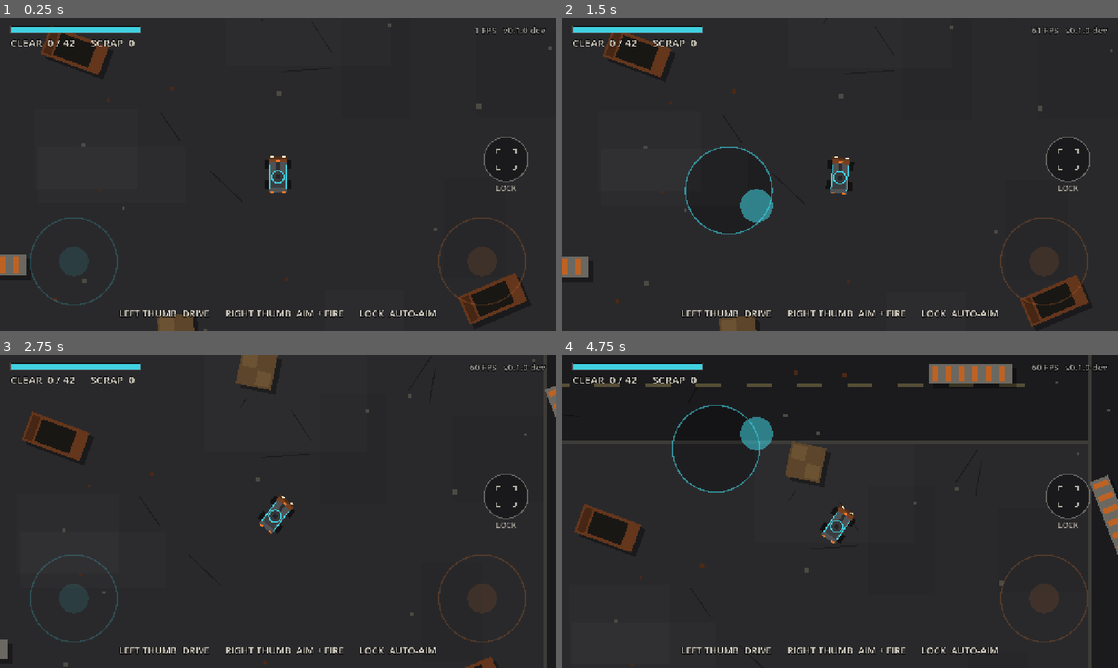
Above: before the commit, frames 1-4 (two rows, left to right).
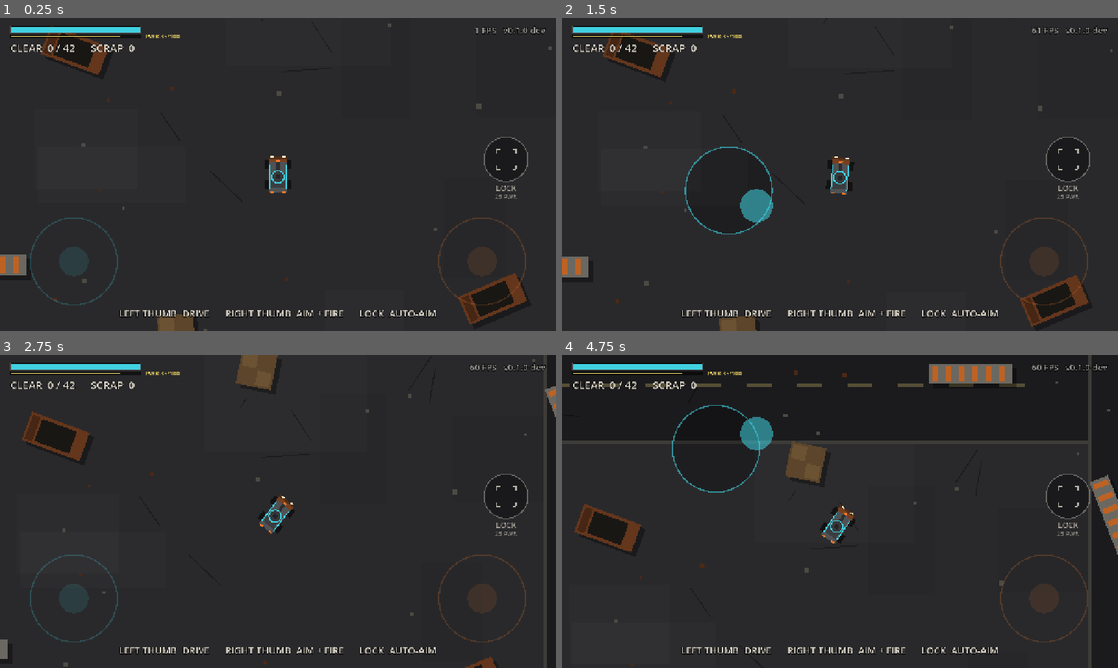
Above: after the commit, the same moments.

Repository: Asmogius/helriders-game
Game: Godot game, scene res://scenes/main.tscn
The game is run twice, just before and just after one commit, with the same random seed, the same clock (stepped at 60 frames per second) and the same inputs.
Inputs (mouse positions are in pixels of both pictures, inside the frame that each line leads up to):
- Up to frame 1 (0.25 s): no input
- Up to frame 2 (1.5 s): tap Enter at 0.5 s; move the mouse to (962, 158) at 0.52 s; click (962, 158) at 0.67 s; tap Space at 1.25 s; drag from (728, 190) to (812, 237) at 1.27 s
- Up to frame 3 (2.75 s): move the mouse to (333, 442) at 2.02 s; click (333, 442) at 2.17 s
- Up to frame 4 (4.75 s): drag from (812, 574) to (673, 464) at 2.77 s; move the mouse to (1006, 558) at 3.52 s; click (1006, 558) at 3.67 s; drag from (673, 464) to (756, 433) at 4.27 s

The runs differ from the first frame. In frame 1, 0.5% of the frame differs, in the area x 1-93%, y 5-58%; in frame 2, 0.5%; in frame 3, 0.5%; in frame 4, 0.5%.

Commit message:
Tie lock to a Targeting Computer part with a power cost
- parts.gd: part schematics by category (chassis slots, engine power
  output, per-part power draw); starter loadout reproduces the old stats.
- loadout.gd: builds rig stats from parts, enforces chassis slot limits.
- Lock needs the Targeting Computer in an internal slot plus a weapon
  that supports lock; otherwise the LOCK button is hidden.
- Lock draws 25 power while on. Starter rig: 85/100 idle, 110/100 locked.
  Overload scales acceleration and top speed by (output/load)^1.5.
- HUD power bar with overload readout; lock button shows its power cost.
- Smoke test: loadout totals, gating, freed power, fixed guns can't lock,
  slot limits, overload draw, and the speed loss while overloaded.

Co-Authored-By: Claude Opus 5.5 <noreply@anthropic.com>
Claude-Session: https://claude.ai/code/session_01MV1FEmpZhopiUvfRTZQBeH

Diff:
--- a/scripts/hud.gd
+++ b/scripts/hud.gd
@@ -14,6 +14,7 @@
 
 var _root: Control
 var _armor_bar: ArmorBar
+var _power_bar: PowerBar
 var _arrows: ThreatArrows
 var _lock_button: LockButton
 var _status: Label
@@ -42,8 +43,13 @@
 	_armor_bar.size = Vector2(300, 16)
 	_root.add_child(_armor_bar)
 
+	_power_bar = PowerBar.new()
+	_power_bar.position = Vector2(24, 38)
+	_power_bar.size = Vector2(300, 8)
+	_root.add_child(_power_bar)
+
 	_status = _label(24, Color(0.85, 0.83, 0.78))
-	_status.position = Vector2(24, 40)
+	_status.position = Vector2(24, 52)
 	_root.add_child(_status)
 
 	_fps = _label(20, Color(0.6, 0.6, 0.58))
@@ -106,6 +112,19 @@
 	_armor_bar.set_ratio(ratio)
 
 
+## Power in use vs the engine's budget. Over budget shows as an overload.
+func set_power(used: float, output: float) -> void:
+	_power_bar.set_values(used, output)
+
+
+## Only rigs with a targeting system (and a lock-capable weapon) get the button.
+## `cost` is the power it draws while on, shown under the button.
+func set_lock_available(available: bool, cost: float) -> void:
+	_lock_button.visible = available
+	_lock_button.cost = cost
+	_lock_button.queue_redraw()
+
+
 func set_status(kills: int, target: int, scrap: int) -> void:
 	_status.text = "CLEAR  %d / %d      SCRAP  %d" % [kills, target, scrap]
 
@@ -122,7 +141,12 @@
 
 ## Test/keyboard hook: same as tapping the lock button.
 func press_lock() -> void:
-	_lock_button.press()
+	if _lock_button.visible:
+		_lock_button.press()
+
+
+func is_lock_button_visible() -> bool:
+	return _lock_button.visible
 
 
 ## A short message that fades out (enemy inbound, salvage picked up...).
@@ -250,6 +274,7 @@
 	const T := preload("res://scripts/tuning.gd")
 	var on := false
 	var has_target := false
+	var cost := 0.0
 
 	func _ready() -> void:
 		mouse_filter = Control.MOUSE_FILTER_IGNORE
@@ -289,6 +314,8 @@
 			draw_circle(c, 5.0, accent)
 		var font := ThemeDB.fallback_font
 		draw_string(font, Vector2(0.0, size.y + 18.0), "LOCK", HORIZONTAL_ALIGNMENT_CENTER, size.x, 18, Color(accent, 0.9))
+		if cost > 0.0:
+			draw_string(font, Vector2(0.0, size.y + 36.0), "%d PWR" % roundi(cost), HORIZONTAL_ALIGNMENT_CENTER, size.x, 14, Color(accent, 0.7))
 
 
 class ThreatArrows extends Control:
@@ -321,6 +348,35 @@
 			draw_colored_polygon(PackedVector2Array([tip + dir * 14.0, tip - dir * 8.0 + side, tip - dir * 8.0 - side]), Color(color, 0.85))
 
 
+class PowerBar extends Control:
+	## Thin bar under armor: power in use / engine output. Overload spills
+	## past the end in orange with a label.
+	const T := preload("res://scripts/tuning.gd")
+	var used := 0.0
+	var output := 0.0
+
+	func set_values(new_used: float, new_output: float) -> void:
+		if not is_equal_approx(new_used, used) or not is_equal_approx(new_output, output):
+			used = new_used
+			output = new_output
+			queue_redraw()
+
+	func _draw() -> void:
+		if output <= 0.0:
+			return
+		var over := used > output
+		draw_rect(Rect2(Vector2.ZERO, size), Color(0, 0, 0, 0.55))
+		var inner := size.x - 4.0
+		var fill := minf(used / output, 1.0) * inner
+		var color := T.COL_ORANGE if over else Color(0.95, 0.85, 0.4)
+		draw_rect(Rect2(Vector2(2, 2), Vector2(fill, size.y - 4.0)), color)
+		var font := ThemeDB.fallback_font
+		var text := "PWR %d/%d" % [roundi(used), roundi(output)]
+		if over:
+			text += "  OVERLOAD"
+		draw_string(font, Vector2(size.x + 10.0, size.y + 1.0), text, HORIZONTAL_ALIGNMENT_LEFT, -1, 14, color)
+
+
 class ArmorBar extends Control:
 	const T := preload("res://scripts/tuning.gd")
 	var ratio := 1.0
--- /dev/null
+++ b/scripts/loadout.gd
@@ -0,0 +1,82 @@
+extends RefCounted
+## Turns a loadout (which part sits in which slot) into one flat dictionary of
+## rig stats that vehicle.gd applies. The Garage will edit loadouts; this is
+## the only place that knows how parts combine.
+##
+## A loadout looks like Parts.STARTER_LOADOUT:
+##   chassis / engine / drive / armor: one part id each
+##   weapons / utility / internal: arrays of part ids, limited by the chassis
+
+const Parts := preload("res://scripts/parts.gd")
+
+
+static func build(loadout: Dictionary) -> Dictionary:
+	var chassis := Parts.get_part(loadout.get("chassis", ""))
+	var engine := Parts.get_part(loadout.get("engine", ""))
+	var drive := Parts.get_part(loadout.get("drive", ""))
+	var armor := Parts.get_part(loadout.get("armor", ""))
+
+	# Slotted parts: keep what fits the chassis, report what didn't.
+	var dropped: Array[String] = []
+	var weapons := _fit(loadout.get("weapons", []), "Weapon", int(chassis.get("hardpoints", 0)), dropped)
+	var utility := _fit(loadout.get("utility", []), "Utility", int(chassis.get("utility_slots", 0)), dropped)
+	var internal := _fit(loadout.get("internal", []), "Internal", int(chassis.get("internal_slots", 0)), dropped)
+	if not dropped.is_empty():
+		push_warning("Loadout: no slot for %s" % ", ".join(dropped))
+
+	# One weapon drives the gun stats for now; more hardpoints come later.
+	var weapon: Dictionary = weapons[0] if not weapons.is_empty() else {}
+
+	var stats := {
+		"name": chassis.get("name", "Rig"),
+		"max_speed": float(chassis.get("max_speed", 400.0)) * float(drive.get("speed_mult", 1.0)),
+		"reverse_speed": float(chassis.get("reverse_speed", 200.0)),
+		"acceleration": float(engine.get("acceleration", 400.0)),
+		"brake": float(drive.get("brake", 1200.0)),
+		"coast": float(chassis.get("coast", 280.0)),
+		"turn_rate": float(chassis.get("turn_rate", 3.0)) * float(drive.get("turn_mult", 1.0)),
+		"grip": float(drive.get("grip", 5.0)),
+		"armor": float(chassis.get("armor", 0.0)) + float(armor.get("armor", 0.0)),
+		"ram_damage": float(armor.get("ram_damage", 30.0)),
+		"mount": int(weapon.get("mount", 0)),
+		"fire_rate": float(weapon.get("fire_rate", 0.0)),
+		"bullet_damage": float(weapon.get("bullet_damage", 0.0)),
+		"bullet_speed": float(weapon.get("bullet_speed", 1000.0)),
+		"spread_deg": float(weapon.get("spread_deg", 0.0)),
+		"turret_turn_rate": float(weapon.get("turret_turn_rate", 0.0)),
+		"lock_range": 0.0,
+		"power_output": float(engine.get("power_output", 0.0)),
+		"power_draw": 0.0,
+		"lock_power": 0.0,
+		"dropped": dropped,
+	}
+
+	# Constant draw from everything bolted on.
+	var draw := 0.0
+	for part: Dictionary in [chassis, engine, drive, armor]:
+		draw += float(part.get("power", 0.0))
+	for list: Array in [weapons, utility, internal]:
+		for part: Dictionary in list:
+			draw += float(part.get("power", 0.0))
+	stats["power_draw"] = draw
+
+	# Lock needs a lock-capable weapon AND a targeting system in an internal slot.
+	for part: Dictionary in internal:
+		if part.get("enables_lock", false):
+			stats["lock_range"] = float(weapon.get("lock_range", 0.0))
+			stats["lock_power"] = float(stats["lock_power"]) + float(part.get("power_active", 0.0))
+	return stats
+
+
+static func _fit(ids: Array, category: String, slots: int, dropped: Array[String]) -> Array[Dictionary]:
+	var out: Array[Dictionary] = []
+	for id: String in ids:
+		var part := Parts.get_part(id)
+		if part.is_empty() or part.category != category:
+			push_warning("Loadout: %s is not a %s part" % [id, category])
+			continue
+		if out.size() >= slots:
+			dropped.append(id)
+			continue
+		out.append(part)
+	return out
--- a/scripts/main.gd
+++ b/scripts/main.gd
@@ -105,6 +105,7 @@
 	outrider.wrecked.connect(_on_outrider_wrecked)
 	hud.restart_requested.connect(restart)
 	hud.lock_toggled.connect(func(on: bool) -> void: vehicle.lock_enabled = on)
+	hud.set_lock_available(vehicle.can_lock(), vehicle.lock_power)
 	_refresh_hud()
 
 
@@ -167,6 +168,7 @@
 
 func _refresh_hud() -> void:
 	hud.set_armor(vehicle.armor / vehicle.armor_max)
+	hud.set_power(vehicle.power_load(), vehicle.power_output)
 	hud.set_status(kills, T.CLEAR_TARGET, scrap)
 	hud.set_lock_state(vehicle.lock_enabled, vehicle.lock_target != null)
 	# Edge arrows: the Hunter and enemy rigs always, the last few shamblers too.
@@ -216,7 +218,7 @@
 func _on_outrider_wrecked() -> void:
 	camera.shake(0.6)
 	var pickup := Pickup.new()
-	pickup.part = Parts.OUTRIDER_DROPS.pick_random()
+	pickup.part = Parts.get_part(Parts.OUTRIDER_DROPS.pick_random())
 	# Drop it beside the burning wreck, toward the player.
 	var away := (vehicle.global_position - outrider.global_position).normalized()
 	pickup.position = outrider.global_position + away * 70.0
--- a/scripts/parts.gd
+++ b/scripts/parts.gd
@@ -1,6 +1,11 @@
 extends RefCounted
-## Part definitions. Placeholder until the Garage lands: parts can drop and be
-## extracted, but nothing equips them yet. Rarity names match DESIGN §4.
+## Part schematics: every part the player can own, by category (DESIGN §4).
+## loadout.gd turns a set of these into a rig's final stats.
+##
+## Power: the engine's `power_output` is the budget. Every part's `power` is a
+## constant draw while equipped. A part's `power_active` is drawn only while
+## its system is switched on (the Targeting Computer, while lock is on).
+## Going over budget is an overload: the rig loses mobility (tuning.gd).
 
 const RARITY_COLORS := {
 	"Common": Color(0.75, 0.75, 0.72),
@@ -10,12 +15,77 @@
 	"Legendary": Color(1.0, 0.72, 0.25),
 }
 
+const CATALOG := {
+	# --- Chassis: slots and base handling --------------------------------------
+	"scrap_frame": {
+		"name": "Scrap Frame", "category": "Chassis", "rarity": "Common", "power": 20.0,
+		"hardpoints": 1, "utility_slots": 1, "internal_slots": 2,
+		"armor": 60.0, "max_speed": 560.0, "reverse_speed": 230.0, "coast": 280.0, "turn_rate": 3.4,
+	},
+	# --- Engine: acceleration and the power budget --------------------------------
+	"junk_v6": {
+		"name": "Junk V6", "category": "Engine", "rarity": "Common", "power": 0.0,
+		"power_output": 100.0, "acceleration": 640.0,
+	},
+	# --- Drive: grip, braking, handling ----------------------------------------
+	"street_wheels": {
+		"name": "Street Wheels", "category": "Drive", "rarity": "Common", "power": 15.0,
+		"grip": 5.5, "brake": 1500.0, "speed_mult": 1.0, "turn_mult": 1.0,
+	},
+	"outrider_sport_wheels": {
+		"name": "Outrider Sport Wheels", "category": "Drive", "rarity": "Uncommon", "power": 20.0,
+		"grip": 6.5, "brake": 1500.0, "speed_mult": 1.07, "turn_mult": 1.06,
+	},
+	# --- Armor ---------------------------------------------------------------------
+	"scrap_plating": {
+		"name": "Scrap Plating", "category": "Armor", "rarity": "Common", "power": 0.0,
+		"armor": 90.0, "ram_damage": 70.0,
+	},
+	"outrider_light_plating": {
+		"name": "Outrider Light Plating", "category": "Armor", "rarity": "Uncommon", "power": 0.0,
+		"armor": 70.0, "ram_damage": 45.0,
+	},
+	# --- Weapons (hardpoints). lock_range 0 = this weapon can't be locked ---------
+	"pintle_turret": {
+		"name": "Pintle Turret", "category": "Weapon", "rarity": "Common", "power": 50.0,
+		"mount": 0, "fire_rate": 7.0, "bullet_damage": 9.0, "bullet_speed": 1500.0,
+		"spread_deg": 3.0, "turret_turn_rate": 9.0, "lock_range": 520.0,
+	},
+	"outrider_twin_guns": {
+		"name": "Outrider Twin Guns", "category": "Weapon", "rarity": "Uncommon", "power": 35.0,
+		"mount": 1, "fire_rate": 8.0, "bullet_damage": 6.0, "bullet_speed": 1200.0,
+		"spread_deg": 4.0, "turret_turn_rate": 0.0, "lock_range": 0.0,
+	},
+	# --- Internal systems (passive, take internal capacity) -----------------------
+	"targeting_computer": {
+		"name": "Targeting Computer", "category": "Internal", "rarity": "Common", "power": 0.0,
+		"power_active": 25.0, "enables_lock": true,
+	},
+}
+
+# What the player's rig rolls out with. Lock works because the Targeting
+# Computer is in an internal slot; take it out and the LOCK button goes away.
+const STARTER_LOADOUT := {
+	"chassis": "scrap_frame",
+	"engine": "junk_v6",
+	"drive": "street_wheels",
+	"armor": "scrap_plating",
+	"weapons": ["pintle_turret"],
+	"utility": [],
+	"internal": ["targeting_computer"],
+}
+
 # What an Outrider can drop when you wreck it.
-const OUTRIDER_DROPS := [
-	{"name": "Outrider Twin Guns", "category": "Weapon", "rarity": "Uncommon"},
-	{"name": "Outrider Light Plating", "category": "Armor", "rarity": "Uncommon"},
-	{"name": "Outrider Sport Wheels", "category": "Drive", "rarity": "Uncommon"},
-]
+const OUTRIDER_DROPS := ["outrider_twin_guns", "outrider_light_plating", "outrider_sport_wheels"]
+
+
+## A copy of a part's schematic with its id attached, or {} if unknown.
+static func get_part(id: String) -> Dictionary:
+	if not CATALOG.has(id):
+		return {}
+	var part: Dictionary = CATALOG[id].duplicate()
+	part["id"] = id
+	return part
 
 
 static func describe(part: Dictionary) -> String:
@@ -23,4 +93,4 @@
 
 
 static func color_of(part: Dictionary) -> Color:
-	return RARITY_COLORS.get(part.rarity, Color.WHITE)
+	return RARITY_COLORS.get(part.get("rarity", ""), Color.WHITE)
--- a/scripts/tuning.gd
+++ b/scripts/tuning.gd
@@ -68,29 +68,16 @@
 const OUTRIDER_SCRAP := 25
 
 # --- Rigs ----------------------------------------------------------------------
-# One flat dictionary of final stats per rig. The parts system will build these
-# from chassis + engine + drive + armor + weapons; for now they're hand-tuned.
+# The player's rig is built from parts: see parts.gd (schematics and the
+# starter loadout) and loadout.gd (how parts combine into these stats).
+
+# Power overload (DESIGN §4: overload reduces mobility). Load over the engine's
+# output scales acceleration and top speed by (output / load) ^ exponent.
+const OVERLOAD_EXPONENT := 1.5
+const OVERLOAD_MIN_MOBILITY := 0.5   # never worse than this
+
+# Enemy rigs still use one flat stat dictionary each.
 # mount: 0 = turret (aims independently), 1 = fixed (aims with the vehicle).
-const STARTER_RIG := {
-	"name": "Starter Rig",
-	"max_speed": 560.0,        # px/s
-	"reverse_speed": 230.0,
-	"acceleration": 640.0,
-	"brake": 1500.0,
-	"coast": 280.0,
-	"turn_rate": 3.4,          # rad/s at full steering authority
-	"grip": 5.5,               # how fast sideways slide dies (lower = more drift)
-	"armor": 150.0,
-	"ram_damage": 70.0,        # at full speed
-	"mount": 0,
-	"fire_rate": 7.0,          # shots/s
-	"bullet_damage": 9.0,
-	"bullet_speed": 1500.0,
-	"spread_deg": 3.0,
-	"turret_turn_rate": 9.0,
-	"lock_range": 520.0,       # 0 = this weapon can't lock
-}
-
 const OUTRIDER := {
 	"name": "Outrider",
 	"max_speed": 600.0,        # faster than the starter rig: it flanks you
--- a/scripts/vehicle.gd
+++ b/scripts/vehicle.gd
@@ -12,6 +12,8 @@
 const T := preload("res://scripts/tuning.gd")
 const Hostile := preload("res://scripts/hostile.gd")
 const BulletPool := preload("res://scripts/bullet_pool.gd")
+const Parts := preload("res://scripts/parts.gd")
+const Loadout := preload("res://scripts/loadout.gd")
 
 enum Mount { TURRET, FIXED }
 
@@ -41,7 +43,10 @@
 var bullet_speed := 0.0
 var spread := 0.0
 var turret_turn_rate := 0.0
-var lock_range := 0.0
+var lock_range := 0.0             # 0 = no lock (weapon can't, or no targeting system)
+var power_output := 0.0            # engine budget (0 = no power model, e.g. enemy rigs)
+var power_draw := 0.0              # constant draw of everything equipped
+var lock_power := 0.0              # extra draw while lock is switched on
 
 var team := BulletPool.TEAM_PLAYER
 var armor := 0.0
@@ -56,8 +61,9 @@
 var fire_trigger := false          # fixed-mount weapons
 var lock_enabled := false:
 	set(value):
-		lock_enabled = value
-		if not value:
+		# No targeting system (or a weapon that can't lock): lock stays off.
+		lock_enabled = value and can_lock()
+		if not lock_enabled:
 			lock_target = null
 var lock_target: Node2D = null
 var lock_candidates := Callable()  # returns Array[Node2D] of things to lock onto
@@ -84,7 +90,7 @@
 
 
 func _init() -> void:
-	apply_stats(T.STARTER_RIG)
+	apply_stats(Loadout.build(Parts.STARTER_LOADOUT))
 
 
 func apply_stats(s: Dictionary) -> void:
@@ -104,7 +110,32 @@
 	spread = deg_to_rad(s.spread_deg)
 	turret_turn_rate = s.turret_turn_rate
 	lock_range = s.lock_range
+	power_output = s.get("power_output", 0.0)
+	power_draw = s.get("power_draw", 0.0)
+	lock_power = s.get("lock_power", 0.0)
 	armor = armor_max
+	if not can_lock():
+		lock_enabled = false
+
+
+func can_lock() -> bool:
+	return lock_range > 0.0
+
+
+## Power in use right now: everything equipped, plus lock if it's switched on.
+func power_load() -> float:
+	return power_draw + (lock_power if lock_enabled else 0.0)
+
+
+func is_overloaded() -> bool:
+	return power_output > 0.0 and power_load() > power_output
+
+
+## 1.0 within budget; less when overloaded (scales top speed and acceleration).
+func mobility() -> float:
+	if not is_overloaded():
+		return 1.0
+	return clampf(pow(power_output / power_load(), T.OVERLOAD_EXPONENT), T.OVERLOAD_MIN_MOBILITY, 1.0)
 
 
 func _ready() -> void:
@@ -186,15 +217,17 @@
 	fwd_speed = velocity.dot(forward)
 	var side_speed := velocity.dot(side)
 
+	# An overloaded power plant can't deliver full speed or acceleration.
+	var power := mobility()
 	if throttle > 0.0:
-		var target := throttle * max_speed
-		var rate := acceleration if fwd_speed < target else coast
+		var target := throttle * max_speed * power
+		var rate := acceleration * power if fwd_speed < target else coast
 		if fwd_speed < 0.0:
 			rate = brake
 		fwd_speed = move_toward(fwd_speed, target, rate * delta)
 	elif throttle < 0.0:
-		var rate := brake if fwd_speed > 0.0 else acceleration
-		fwd_speed = move_toward(fwd_speed, throttle * reverse_speed, rate * delta)
+		var rate := brake if fwd_speed > 0.0 else acceleration * power
+		fwd_speed = move_toward(fwd_speed, throttle * reverse_speed * power, rate * delta)
 	else:
 		fwd_speed = move_toward(fwd_speed, 0.0, coast * delta)
 
--- a/tests/smoke_test.gd
+++ b/tests/smoke_test.gd
@@ -9,9 +9,13 @@
 
 const Main := preload("res://scripts/main.gd")
 const Hunter := preload("res://scripts/hunter.gd")
+const Vehicle := preload("res://scripts/vehicle.gd")
+const Parts := preload("res://scripts/parts.gd")
+const Loadout := preload("res://scripts/loadout.gd")
 
 const OPEN_SPOT := Vector2(1600, 1200)     # clear ground around the start
 const ROAD_WEST := Vector2(400, 720)       # straight run west to the boundary wall
+const ROAD_EAST := Vector2(150, 720)       # long clear run east along the same road
 
 var main: Main
 var frame := 0
@@ -22,6 +26,7 @@
 var shots_mark := 0
 var lock_frames := 0
 var enemy_damage := 0.0
+var free_run := 0.0
 
 
 func _initialize() -> void:
@@ -36,6 +41,10 @@
 	if frame == 30:
 		started_usec = Time.get_ticks_usec()
 	var rig := main.vehicle
+
+	# --- Parts, slots and power ---------------------------------------------------
+	if frame == 5:
+		_check_loadouts(rig)
 
 	# --- Driving ----------------------------------------------------------------
 	if frame == 10:
@@ -45,6 +54,7 @@
 		main.hud.left_stick.output = Vector2.DOWN
 	if frame == 130:
 		var moved := rig.global_position.distance_to(mark)
+		free_run = moved
 		print("  drove %.0f px, speed %.0f" % [moved, rig.velocity.length()])
 		_check(moved > 300.0, "rig drives forward")
 		main.hud.left_stick.output = Vector2.RIGHT
@@ -56,6 +66,9 @@
 	if frame == 200:
 		main.hud.press_lock()
 		_check(rig.lock_enabled, "lock button turns lock on")
+		print("  power with lock on %.0f / %.0f, mobility %.2f" % [rig.power_load(), rig.power_output, rig.mobility()])
+		_check(is_equal_approx(rig.power_load(), rig.power_draw + rig.lock_power), "lock draws the targeting computer's power")
+		_check(rig.is_overloaded() and rig.mobility() < 1.0, "starter rig overloads with lock on")
 		shots_mark = main.bullets.shots_fired
 	if frame > 200 and frame < 1200:
 		main.hud.left_stick.output = Vector2.RIGHT.rotated(frame * 0.01) * 0.6
@@ -129,18 +142,58 @@
 	if frame == 2215:
 		_check(main.salvage.size() == 1, "driving over salvage collects it")
 
+	# --- Overload is felt: same straight run as the start, lock on -------------------
+	if frame == 2220:
+		_reset_rig(ROAD_EAST, 0.0)
+		main.hud.press_lock()
+		mark = rig.global_position
+		main.hud.left_stick.output = Vector2.RIGHT
+	if frame == 2340:
+		var moved := rig.global_position.distance_to(mark)
+		print("  overloaded run %.0f px vs %.0f px with lock off" % [moved, free_run])
+		_check(rig.lock_enabled and moved < free_run * 0.95, "overload costs speed")
+		main.hud.left_stick.output = Vector2.ZERO
+
 	# --- Wreck -------------------------------------------------------------------
-	if frame == 2220:
+	if frame == 2350:
 		rig.take_damage(99999.0)
-	if frame == 2230:
+	if frame == 2360:
 		_check(main.state == Main.State.WRECKED, "wreck ends the run")
-	if frame == 2360:
+	if frame == 2490:
 		_check(main.hud.is_result_visible(), "results card shown")
 		_check(main.hud.result_text().contains("Salvage lost"), "results card reports lost salvage")
 		var cost_ms := (Time.get_ticks_usec() - started_usec) / 1000.0 / (frame - 30)
 		print("  avg CPU cost %.2f ms/frame (headless, no rendering, this machine)" % cost_ms)
 		_finish()
 	return false
+
+
+func _check_loadouts(rig: Vehicle) -> void:
+	var starter := Loadout.build(Parts.STARTER_LOADOUT)
+	_check(is_equal_approx(starter.max_speed, 560.0) and is_equal_approx(starter.armor, 150.0) and is_equal_approx(starter.acceleration, 640.0), "starter parts add up to the starter rig")
+	_check(rig.can_lock() and main.hud.is_lock_button_visible(), "targeting computer in a slot enables lock")
+	print("  starter power %.0f / %.0f, lock costs %.0f" % [rig.power_draw, rig.power_output, rig.lock_power])
+	_check(rig.power_draw <= rig.power_output and rig.lock_power > 0.0, "starter fits its power budget; lock has a cost")
+
+	var no_targeting := Parts.STARTER_LOADOUT.duplicate(true)
+	no_targeting.internal = []
+	var stats := Loadout.build(no_targeting)
+	var bare := Vehicle.new()
+	bare.apply_stats(stats)
+	bare.lock_enabled = true
+	_check(not bare.can_lock() and not bare.lock_enabled, "no targeting computer, no lock")
+	_check(is_equal_approx(bare.power_load(), rig.power_draw), "empty slot frees its power")
+	bare.free()
+
+	var fixed_guns := Parts.STARTER_LOADOUT.duplicate(true)
+	fixed_guns.weapons = ["outrider_twin_guns"]
+	_check(float(Loadout.build(fixed_guns).lock_range) == 0.0, "fixed guns can't lock even with targeting")
+
+	print("  (one \"no slot\" warning below is expected)")
+	var crammed := Parts.STARTER_LOADOUT.duplicate(true)
+	crammed.internal = ["targeting_computer", "targeting_computer", "targeting_computer"]
+	var crammed_stats := Loadout.build(crammed)
+	_check((crammed_stats.dropped as Array).size() == 1, "chassis slot limit is enforced")
 
 
 func _reset_rig(at: Vector2, facing: float) -> void:
Not shown, added: scripts/loadout.gd.uid
Not shown, changed: AGENTS.md
